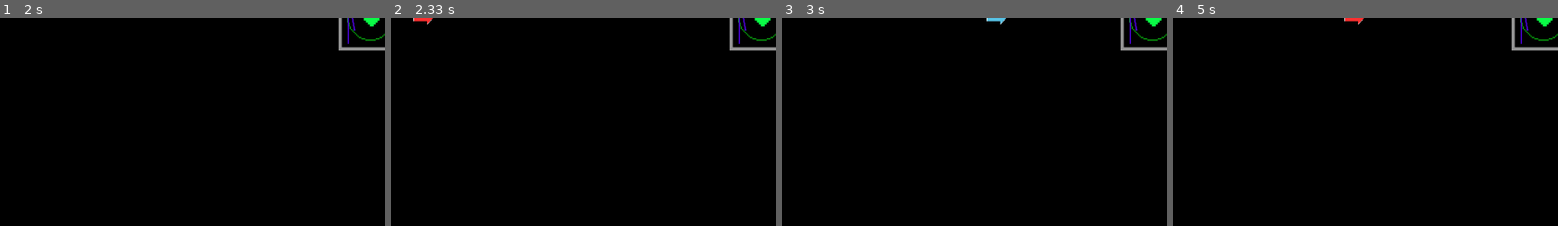
Above: before the commit, frames 1-4 (left to right).
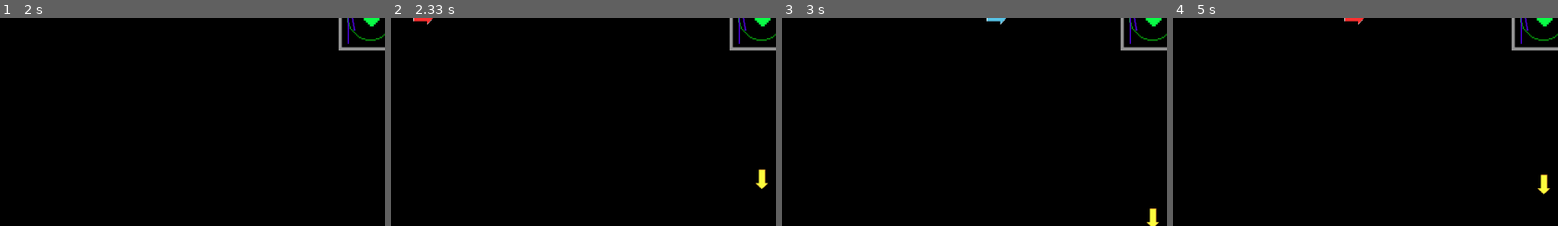
Above: after the commit, the same moments.

Repository: CharlesHsu-noob/fuckUpygame
Game: pygame game, started from charles_noob_practice/easter_egg.py
Two runs of this game, one before a commit and one after it. Both use one fixed random seed, a clock stepped at 60 frames per second and the inputs below.
Inputs:
- Up to frame 1 (2 s): hold W 0.83-1.3 s; hold D 1.33-1.8 s; hold A from 1.83 s (still down)
- Up to frame 2 (2.33 s): keep holding A
- Up to frame 3 (3 s): release A at 2.37 s; hold S 2.4-2.7 s; hold A from 2.73 s (still down)
- Up to frame 4 (5 s): release A at 3.13 s; hold W 3.17-3.53 s; hold D 3.57-4.2 s; hold S 4.23-4.6 s; hold A from 4.63 s (still down)
The pictures show only the part of the screen within x 6-56%, y 50-100%; the shares and areas given below are measured in that part.

Frame 1 is identical in both runs. In frame 2, 0.2% of the frame differs, in the area x 94-99%, y 72-83%; in frame 3, 0.2%; in frame 4, 0.2%.

Commit message:
transform to pycharm

Diff:
--- a/charles_noob_practice/easter_egg.py
+++ b/charles_noob_practice/easter_egg.py
@@ -68,9 +68,12 @@
 
         #undyne init
         self.bullet_counter=0
+        self.special_bullet_counter=0
         self.buttle_tick=0
+        self.special_buttle_tick=0
         self.shield_tick=0
         self.create_bullet_tick=random.randint(30,90)
+        self.create_special_bullet_tick=random.randint(60,180)
 
 game=Global_var()
 #----------------------------------------------------------------------------------------------
--- a/charles_noob_practice/picture_dictionary.py
+++ b/charles_noob_practice/picture_dictionary.py
@@ -1,60 +1,64 @@
 import pygame as pg
 import os
 
-base_dir=os.path.dirname(__file__)
+# 修正 base_dir 的定義，使其指向專案根目錄 (fuckUpygame)
+# __file__ -> .../fuckUpygame/charles_noob_practice/picture_dictionary.py
+# os.path.dirname(__file__) -> .../fuckUpygame/charles_noob_practice
+# os.path.dirname(os.path.dirname(__file__)) -> .../fuckUpygame
+base_dir = os.path.dirname(os.path.dirname(os.path.abspath(__file__)))
 
 #path setup,excluding map and background
 #one path for one object
-volume_rail_path=os.path.join("picture","sound_slider","slider_rail.png")
-volume_twist_path=os.path.join("picture","sound_slider","slider_twist.png")
-mrbeast_path=os.path.join("picture","MrBeast.png")
-milk_path=os.path.join("picture","milkdragon.png")
+volume_rail_path=os.path.join(base_dir,"picture","sound_slider","slider_rail.png")
+volume_twist_path=os.path.join(base_dir,"picture","sound_slider","slider_twist.png")
+mrbeast_path=os.path.join(base_dir,"picture","MrBeast.png")
+milk_path=os.path.join(base_dir,"picture","milkdragon.png")
 #multiple path for one object
-sybau_paths=[os.path.join("picture", "sybau", "sybau1.png"),
-             os.path.join("picture", "sybau", "sybau2.png"),
-             os.path.join("picture", "sybau", "sybau3.png")]
+sybau_paths=[os.path.join(base_dir,"picture", "sybau", "sybau1.png"),
+             os.path.join(base_dir,"picture", "sybau", "sybau2.png"),
+             os.path.join(base_dir,"picture", "sybau", "sybau3.png")]
 
-exit_paths=[os.path.join("picture", "exit", "exit1.png"),
-            os.path.join("picture", "exit", "exit2.png"),
-            os.path.join("picture", "exit", "exit3.png")]
+exit_paths=[os.path.join(base_dir,"picture", "exit", "exit1.png"),
+            os.path.join(base_dir,"picture", "exit", "exit2.png"),
+            os.path.join(base_dir,"picture", "exit", "exit3.png")]
 
-back_paths=[os.path.join("picture", "return", "return1.png"),
-            os.path.join("picture", "return", "return2.png"),
-            os.path.join("picture", "return", "return3.png")]
+back_paths=[os.path.join(base_dir,"picture", "return", "return1.png"),
+            os.path.join(base_dir,"picture", "return", "return2.png"),
+            os.path.join(base_dir,"picture", "return", "return3.png")]
 
-kingnom_stand_paths=[os.path.join("picture", "kingnom", "kingnom_stand1.png"),
-             os.path.join("picture", "kingnom", "kingnom_stand2.png")]
+kingnom_stand_paths=[os.path.join(base_dir,"picture", "kingnom", "kingnom_stand1.png"),
+             os.path.join(base_dir,"picture", "kingnom", "kingnom_stand2.png")]
 
-kingnom_move_paths=[os.path.join("picture", "kingnom", "kingnom_move1.png"),
-    os.path.join("picture", "kingnom", "kingnom_move2.png")]
+kingnom_move_paths=[os.path.join(base_dir,"picture", "kingnom", "kingnom_move1.png"),
+    os.path.join(base_dir,"picture", "kingnom", "kingnom_move2.png")]
 
-hitler_paths=[os.path.join("picture","hitler","hitler1.png")]
+hitler_paths=[os.path.join(base_dir,"picture","hitler","hitler1.png")]
 
-barrier_paths=[os.path.join("picture","barrier","barrier_wall_vert.png"),
-    os.path.join("picture","barrier","barrier_wall_hori.png"),
-    os.path.join("picture","barrier","150px-barrier.png")]
+barrier_paths=[os.path.join(base_dir,"picture","barrier","barrier_wall_vert.png"),
+    os.path.join(base_dir,"picture","barrier","barrier_wall_hori.png"),
+    os.path.join(base_dir,"picture","barrier","150px-barrier.png")]
 
-door_paths=[os.path.join("picture","door","door1.png")]
+door_paths=[os.path.join(base_dir,"picture","door","door1.png")]
 #--------undyne--------
-heart_paths=[os.path.join("picture","undyne","heart.png"),
-             os.path.join("picture","undyne","heart_black.png")]
+heart_paths=[os.path.join(base_dir,"picture","undyne","heart.png"),
+             os.path.join(base_dir,"picture","undyne","heart_black.png")]
 
-arrow_paths=[os.path.join("picture","undyne","arrow","blue.png"),
-             os.path.join("picture","undyne","arrow","red.png"),
-             os.path.join("picture","undyne","arrow","yellow.png")]
+arrow_paths=[os.path.join(base_dir,"picture","undyne","arrow","blue.png"),
+             os.path.join(base_dir,"picture","undyne","arrow","red.png"),
+             os.path.join(base_dir,"picture","undyne","arrow","yellow.png")]
 
-shield_paths=[os.path.join("picture","undyne","shield.png"),
-              os.path.join("picture","undyne","shield_defence.png")]
+shield_paths=[os.path.join(base_dir,"picture","undyne","shield.png"),
+              os.path.join(base_dir,"picture","undyne","shield_defence.png")]
 
 if __name__=="__main__":
     #pre load images as a dictionary
     #map and background is not included
     PICTURES={}
     #only one picture
-    PICTURES["mrbeast"]=pg.image.load(os.path.join("picture", "MrBeast.png")).convert_alpha()
-    PICTURES["milk"]=pg.image.load(os.path.join("picture", "milkdragon.png")).convert_alpha()
-    PICTURES["slider_rail"]=pg.image.load(os.path.join("picture", "sound_slider", "slider_rail.png")).convert_alpha()
-    PICTURES["slider_twist"]=pg.image.load(os.path.join("picture", "sound_slider", "slider_twist.png")).convert_alpha()
+    PICTURES["mrbeast"]=pg.image.load(mrbeast_path).convert_alpha()
+    PICTURES["milk"]=pg.image.load(milk_path).convert_alpha()
+    PICTURES["slider_rail"]=pg.image.load(volume_rail_path).convert_alpha()
+    PICTURES["slider_twist"]=pg.image.load(volume_twist_path).convert_alpha()
     #multiple pictures
     PICTURES["sybau1"]=pg.image.load(sybau_paths[0]).convert_alpha()
     PICTURES["sybau2"]=pg.image.load(sybau_paths[1]).convert_alpha()
--- a/charles_noob_practice/setup.py
+++ b/charles_noob_practice/setup.py
@@ -7,6 +7,7 @@
 #sys.path.insert(0, ...) 將路徑添加到清單的最前面
 sys.path.insert(0, base_dir)
 import XddObjects as xo
+#sys.path.remove(base_dir)
 if __name__=="__main__":
     pg.init()
     screeninfo=pg.display.Info()
@@ -28,7 +29,7 @@
 
 def object_setup(state_pos,w,h,game):
     #pause
-    game.defaultvol=0.1
+    game.defaultvol=0.0
     game.volume_rail=xo.sliderRailObject(pd.volume_rail_path,(w/2,h/2),(300,10))
     game.volume_twist=xo.sliderTwistObject(pd.volume_twist_path,(w/2,h/2),(10,27),0.0,0.4,game.defaultvol,game.volume_rail)
     game.pause_sprites.add(game.volume_rail)
--- a/charles_noob_practice/undyne_fight.py
+++ b/charles_noob_practice/undyne_fight.py
@@ -106,11 +106,9 @@
         self.rect=self.image.get_rect(center=(game.w/2,game.h/2))
         self.target_deg=270
         self.current_deg=270
-        self.counter=0
         self.r=30
         self.rotation_speed=40
     def update(self,game):
-        self.last_deg=self.target_deg
         if not game.MoveKeyQueue:
             return
         if game.MoveKeyQueue[-1]==pg.K_w:
@@ -161,7 +159,7 @@
             self.image=self.images[0]
             game.shield_tick=0
 
-class arrow(pg.sprite.Sprite):
+class noraml_arrow(pg.sprite.Sprite):
     def __init__(self,picture_paths,game) -> None:
         super().__init__()
         size=(30,20)
@@ -170,7 +168,7 @@
             self.images.append(
                 pg.transform.scale(
                     pg.image.load(os.path.join(path)).convert_alpha(),size))
-        type=["normal","special"]
+
         angle=[0,90,180,270]#箭頭方向  0:向右  90:向上  180:向左  270:向下
         #where_apper=["left","bottom","right","top"]#從哪裡出現
         where_apper_pos=[(0,game.h/2),
@@ -185,9 +183,6 @@
         for i in range(0,3):
             self.images[i]=pg.transform.rotate(self.images[i],self.angle)
         self.image=self.images[0]#預設向右(從左邊出現)
-        self.type=type[0]
-        if self.type==type[1]:
-            self.image=self.images[2]
         self.mask = pg.mask.from_surface(self.image)
         self.rect=self.image.get_rect(center=where_apper_pos[self.type_index])
 
@@ -216,6 +211,114 @@
             return 1,self.arrive_tick,False,True
         else:return 0,self.arrive_tick,False,False
 
+class special_arrow(pg.sprite.Sprite):
+    def __init__(self,picture_path,game) -> None:
+        super().__init__()
+        size=(30,20)
+        self.image=pg.transform.scale(pg.image.load(picture_path).convert_alpha(),size)
+        angle=[0,90,180,270]#箭頭方向  0:向右  90:向上  180:向左  270:向下
+        pos_angle=[180,270,0,90]
+        #where_apper=["left","bottom","right","top"]#從哪裡出現
+        where_apper_pos=[(0,game.h/2),
+                         (game.w/2,game.h),
+                         (game.w,game.h/2),
+                         (game.w/2,0)]
+
+        self.real_index=random.randint(0,3)#真正的行進方向
+        self.angle=angle[self.real_index]#箭頭方向兼表示正確方位
+        self.image=pg.transform.rotate(self.image,self.angle)
+
+        #不會發生箭頭方向跟出現方位匹配
+        self.wrong_index=random.randint(0,3)
+        while self.wrong_index==self.real_index:
+            self.wrong_index=random.randint(0,3)
+
+        self.apper_pos=where_apper_pos[self.wrong_index]
+        self.rect=self.image.get_rect(center=self.apper_pos)
+
+        self.v=4#暫時固定
+        self.state="wrong direct straight"
+        #wrong direct straight / rotate to right direct / right direct straight
+
+        # 用來製作旋轉動畫的變
+        self.current_deg=angle[self.wrong_index]
+        self.target_deg=pos_angle[self.real_index]
+        self.r=200
+        self.rotation_speed=20
+
+        print("(real,wrong)angle:",self.target_deg,self.current_deg,
+              "index:",self.real_index,self.wrong_index)
+
+    def _smooth_rotate(self):
+        # 計算當前角度和目標角度之間最短的路徑差值
+        delta_deg = self.target_deg - self.current_deg
+
+        # 處理循環：確保旋轉不會繞遠路 (例如從 10度到 350度，應該逆時針轉 20度，而不是順時針轉 340度)
+        if delta_deg > 180:
+            delta_deg -= 360
+        elif delta_deg < -180:
+            delta_deg += 360
+
+        if abs(delta_deg) < self.rotation_speed:
+            self.current_deg = self.target_deg# 角度差小於速度，直接到達目標
+        elif delta_deg > 0:
+            self.current_deg += self.rotation_speed# 順時針(Pygame正)
+        else:
+            self.current_deg -=self.rotation_speed# 逆時針(Pygame負)
+        # 5. 校正 current_deg，確保它維持在 0 到 360 之間
+        #self.current_deg %= 360
+
+    def update(self,game) -> tuple[int,bool,bool]:#damage,shield_flash,heart_flash
+        self._smooth_rotate()
+        '''if self.state=="rotate to right direct":
+            #self._smooth_rotate()
+            #self.current_deg=self.last_deg+self.rotation_speed
+            if self.current_deg==self.target_deg:
+                self.state="right direct straight"
+                return 0,False,False
+            return 0,False,False'''
+
+        dx=[self.v,0,-self.v,0]
+        dy=[0,-self.v,0,self.v]
+
+        if self.state=="wrong direct straight":
+            self.rect.centerx+=dx[self.wrong_index]
+            self.rect.centery+=dy[self.wrong_index]
+            if abs(self.rect.centerx-game.w/2)+abs(self.rect.centery-game.h/2)<=self.r:
+                self.state="rotate to right direct"
+            return 0,False,False
+        elif self.state=="rotate to right direct":
+            if self.current_deg==self.target_deg:
+                self.state="right direct straight"
+                return 0,False,False
+            return 0,False,False
+
+        if self.state=="right direct straight":
+            self.rect.centerx+=dx[self.real_index]
+            self.rect.centery+=dy[self.real_index]
+
+        if pg.sprite.collide_rect(game.shield,self):
+            game.arrow_hit_shield.play()
+            game.bullet_counter-=1
+            self.kill()
+            return 0,True,False
+        elif pg.sprite.collide_mask(game.heart,self):
+            #放音效
+            game.bullet_counter-=1
+            self.kill()
+            return 1,False,True
+        else:return 0,False,False
+
+    def draw(self,game):
+        rad = math.radians(self.current_deg)
+        self.x = game.w / 2 + math.cos(rad) * self.r
+        self.y = game.h / 2 + math.sin(rad) * self.r
+        #self.mask = pg.mask.from_surface(out_image)
+        rect = self.image.get_rect(center=(self.x, self.y))
+        #rect=(self.x,self.y)
+        self.rect=rect
+        game.screen.blit(self.image, self.rect)
+
 #AI
 def draw_pixel_circle(screen, color, center, radius, line_lenth,scale_factor=5):
     """
@@ -266,6 +369,7 @@
     game.undyne_bg.fill((0,0,0)) # black
     game.line_lenth=3
     game.bullet=pg.sprite.Group()
+    game.special_bullet=pg.sprite.Group()
 
 def transition(game):
     fade_surface=pg.Surface(game.screen.get_size())
@@ -312,7 +416,13 @@
         game.buttle_tick=0
         game.create_bullet_tick=random.randint(30,90)
         if game.bullet_counter<=8:
-            game.bullet.add(arrow(pd.arrow_paths,game))
+            game.bullet.add(noraml_arrow(pd.arrow_paths,game))
+
+    if game.special_buttle_tick>=game.create_special_bullet_tick:
+        game.special_buttle_tick=0
+        game.create_special_bullet_tick=random.randint(60,180)
+        if game.special_bullet_counter<=8:
+            game.special_bullet.add(special_arrow(pd.arrow_paths[2],game))
 
     bullet_color=[]
     shield_flash=False
@@ -332,12 +442,20 @@
         if bullet.arrive_tick==min_bullet:
             bullet.image=bullet.images[1]
 
+    for special in game.special_bullet.sprites():
+        damage,shield_flash,heart_flash=special.update(game)
+        game.shield.flash(game,shield_flash)
+        if heart_flash:
+            game.heart.take_damage(game,damage)
+
     game.heart.update()
 
     game.heart.draw(game)
     game.shield.draw(game)
     game.bullet.draw(game.screen)
     game.buttle_tick+=1
+    game.special_bullet.draw(game.screen)
+    game.special_buttle_tick+=1
     if game.shield_tick>=12:
         game.shield_tick=0
     game.shield_tick+=1
Not shown, changed: .gitignore
